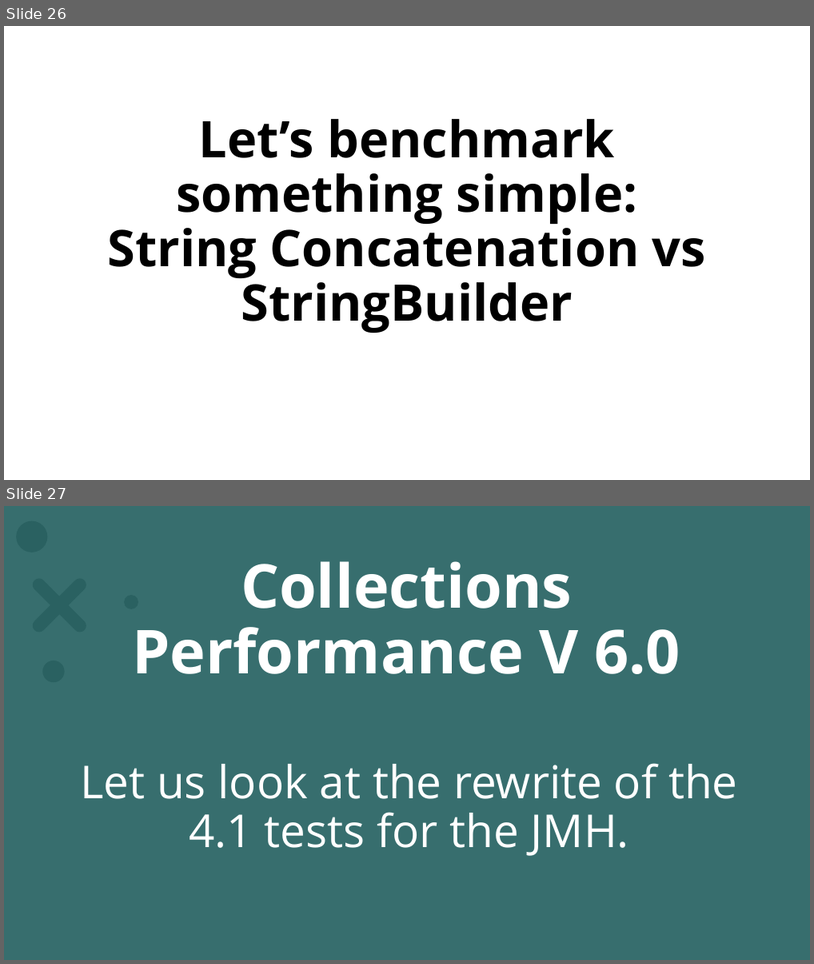
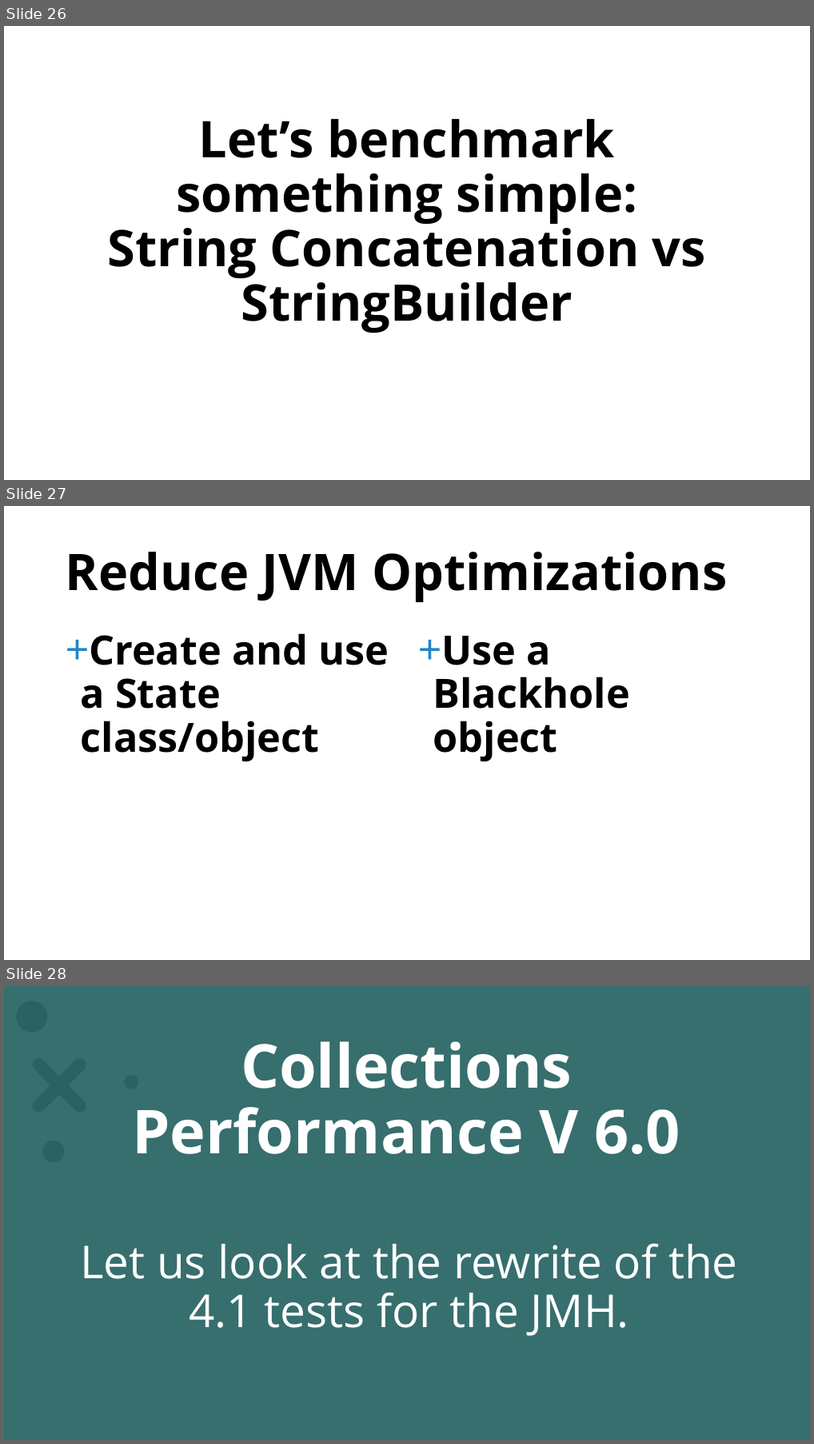
Before and after one commit to omniprof/collectionsperformance_v6, a slide deck: docs/JMH_Slides.pptx. Shown one above the other, each under a label of ours: slides 26 and 27 before the commit, slides 26, 27 and 28 after it. The pictures are 814x964 and 814x1444 pixels, drawn with LibreOffice and Linux fonts; fonts in the diff are those of the drawing; background and template pictures are left out; a plain dark background stands for a picture behind light text. Boxes give left, top, right and bottom in pixels: in the first picture for what was removed or moved away, otherwise in the second. Text is boxed around its words. In the diff, an @@ line names an element or a change of style, - is before the commit and + after.

Commit message:
Update to slides

```diff
--- a/docs/JMH_Slides.pptx
+++ b/docs/JMH_Slides.pptx
@@ slide 27 added at [4,506,810,960], background #FFFFFF; not listed: 6 template elements that a slide beside it also shows @@
@@ title added at [66,552,728,602], 60 pt, text #000000, bold @@
+Reduce JVM Optimizations
@@ text added at [81,633,389,761], 48 pt, text #000000, bold @@
++ Create and use a State class/object
@@ text added at [434,636,630,761], 48 pt, text #000000, bold @@
++ Use a Blackhole object
@@ what was slide 27 is now slide 28 @@
```
